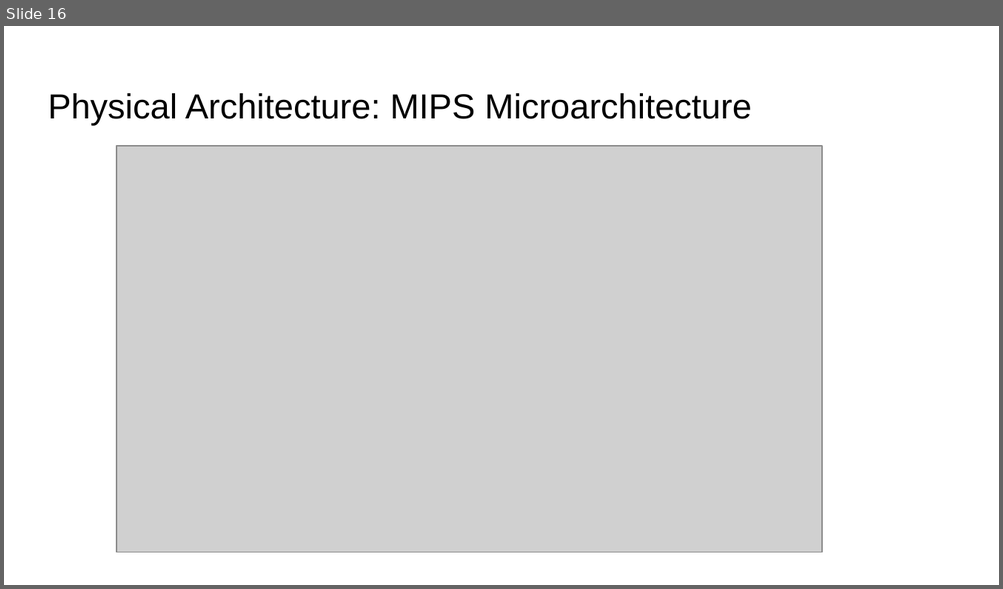
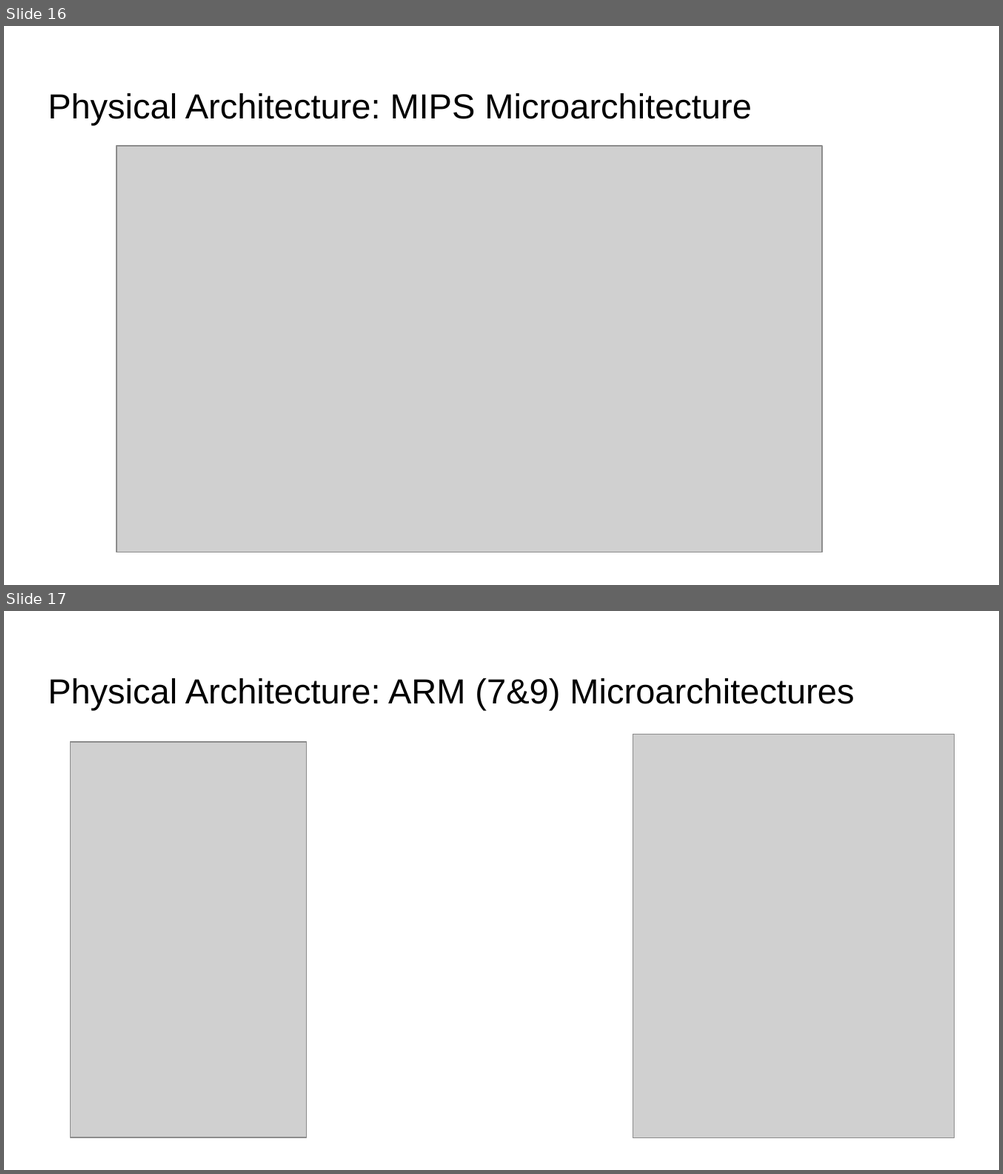
Before and after one commit to COMP122/comp122-s22, a slide deck: models_comp_comm/documents/Models.pptx. Shown one above the other, each under a label of ours: slide 16 before the commit, slides 16 and 17 after it. The pictures are 1003x589 and 1003x1174 pixels, drawn with LibreOffice and Linux fonts; fonts in the diff are those of the drawing; grey boxes stand for pictures. Boxes give left, top, right and bottom in pixels: in the first picture for what was removed or moved away, otherwise in the second. Text is boxed around its words. In the diff, an @@ line names an element or a change of style, - is before the commit and + after.

```diff
--- a/models_comp_comm/documents/Models.pptx
+++ b/models_comp_comm/documents/Models.pptx
@@ slide 17 added at <box>4,611,999,1170</box>, background #FFFFFF @@
@@ title added at <box>48,678,854,710</box>, 25.2 pt, text #000000 @@
+Physical Architecture: ARM (7&9) Microarchitectures
@@ picture added at <box>71,742,307,1138</box> @@
@@ picture added at <box>632,735,954,1138</box> @@
```
Also in this commit, not shown: 2 slides changed, 1 other slide added, 36 other files.
